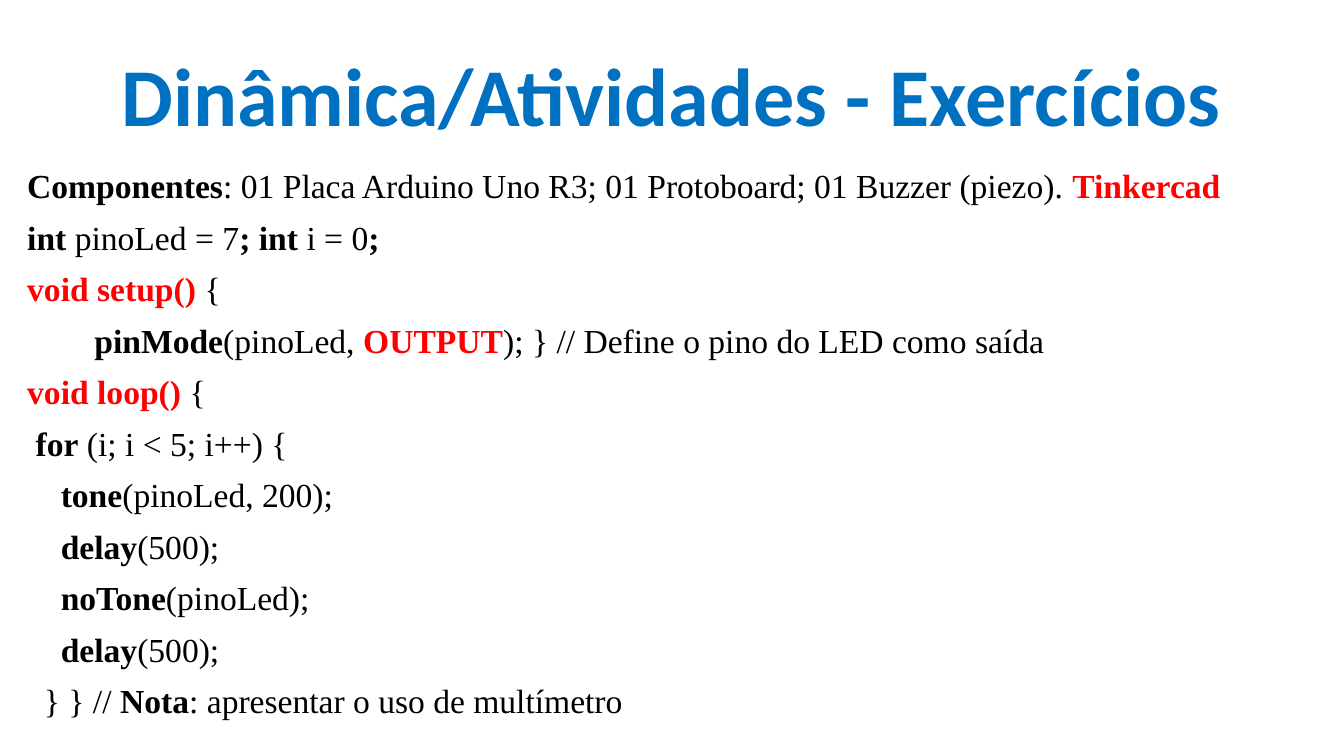
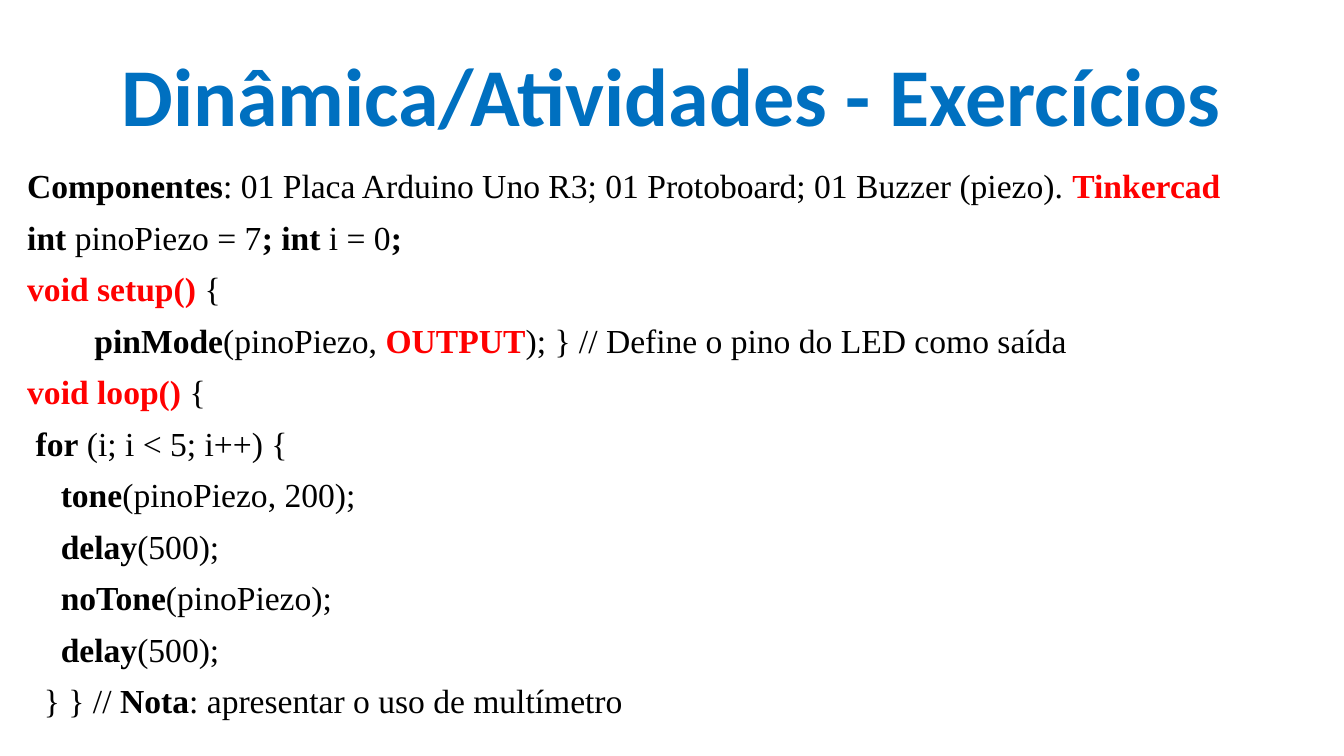
Before and after one commit to CloudEducationBrazil/WydenArea1ProgramacaoMicrocontroladores, a slide deck: slide 30 of 01 Classes/Aula 05 - Programação Microcontroladores - Periféricos Integrados - Portas e Conversores.pptx. Drawn at 1344x756 pixels with LibreOffice and Linux fonts; fonts in the diff are those of the drawing; background and template pictures are left out. Boxes give left, top, right and bottom in pixels: in the first picture for what was removed or moved away, otherwise in the second. Text is boxed around its words. In the diff, an @@ line names an element or a change of style, - is before the commit and + after.

```diff
--- a/01 Classes/Aula 05 - Programação Microcontroladores - Periféricos Integrados - Portas e Conversores.pptx
+++ b/01 Classes/Aula 05 - Programação Microcontroladores - Periféricos Integrados - Portas e Conversores.pptx
@@ text at bbox=[27, 226, 402, 256]: text changed @@
-int pinoLed = 7; int i = 0;
+int pinoPiezo = 7; int i = 0;
@@ text at bbox=[94, 329, 1066, 359]: text changed @@
-pinMode(pinoLed, OUTPUT); } // Define o pino do LED como saída
+pinMode(pinoPiezo, OUTPUT); } // Define o pino do LED como saída
@@ text at bbox=[61, 484, 356, 514]: text changed @@
-tone(pinoLed, 200);
+tone(pinoPiezo, 200);
@@ text at bbox=[61, 587, 332, 617]: text changed @@
-noTone(pinoLed);
+noTone(pinoPiezo);
```
Also in this commit, not shown: 1 other slide changed.
